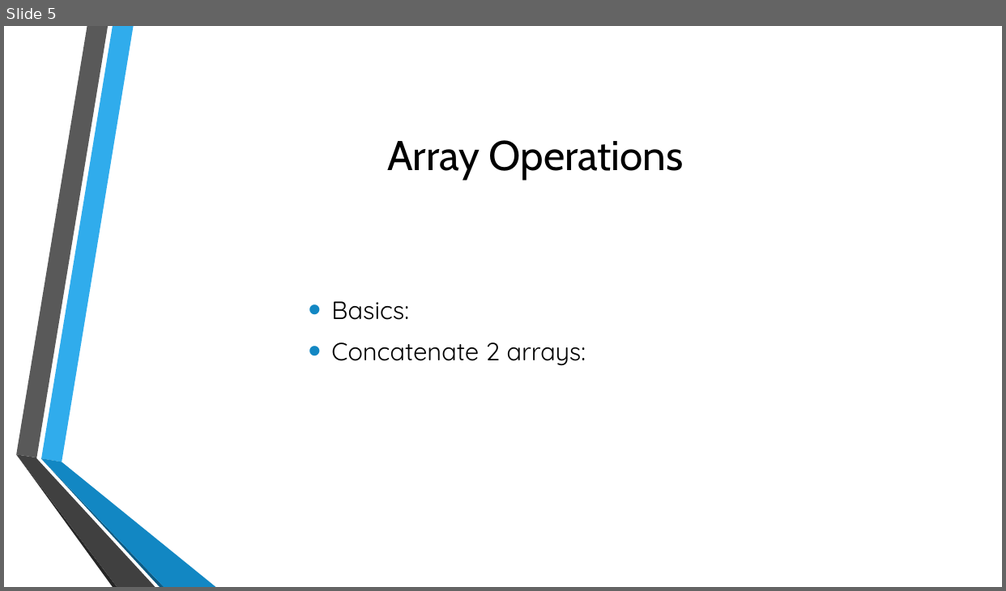
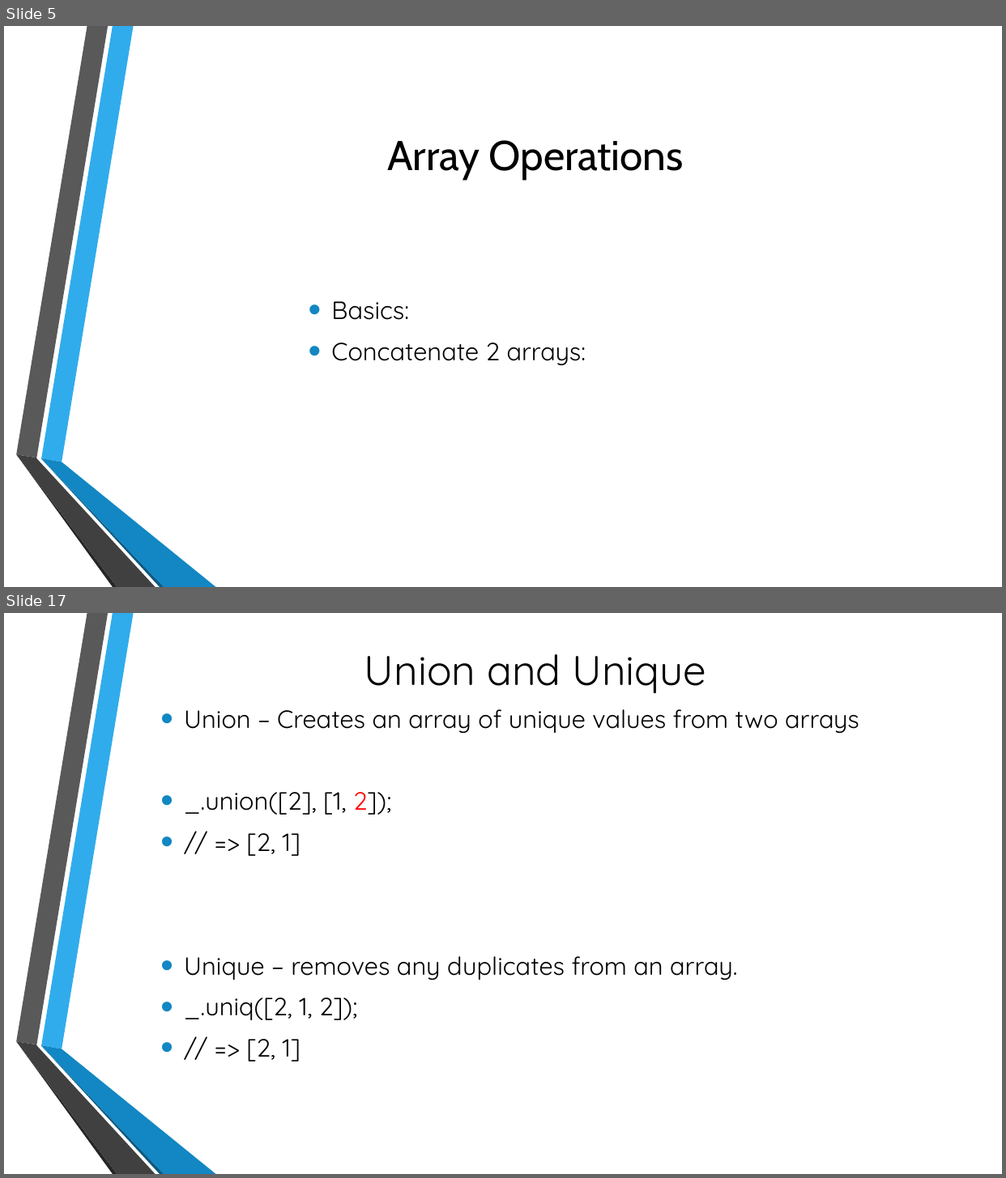
Before and after one commit to KostaProsenikov/lodash, a slide deck: Lodash.pptx. Shown one above the other, each under a label of ours: slide 5 before the commit, slides 5 and 17 after it; the slides between them are not shown. The pictures are 1006x591 and 1006x1178 pixels, drawn with LibreOffice and Linux fonts; fonts in the diff are those of the drawing; background and template pictures are left out. Boxes give left, top, right and bottom in pixels: in the first picture for what was removed or moved away, otherwise in the second. Text is boxed around its words. In the diff, an @@ line names an element or a change of style, - is before the commit and + after.

Commit message:
Update for the arrays presentation

```diff
--- a/Lodash.pptx
+++ b/Lodash.pptx
@@ slide 17 added at <box>4,613,1002,1174</box>, background picture (left out); not listed: 6 template elements that a slide beside it also shows @@
@@ title added at <box>364,654,707,694</box>, 40 pt, text #000000 @@
+Union and Unique
@@ text added at <box>184,709,859,1062</box>, 24 pt, text #000000 @@
+• Union – Creates an array of unique values from two arrays
+• _.union([2], [1, 2]);
+• // => [2, 1]
+• Unique – removes any duplicates from an array.
+• _.uniq([2, 1, 2]);
+• // => [2, 1]
```
Also in this commit, not shown: 7 slides changed, 8 other slides added, 1 other file.
